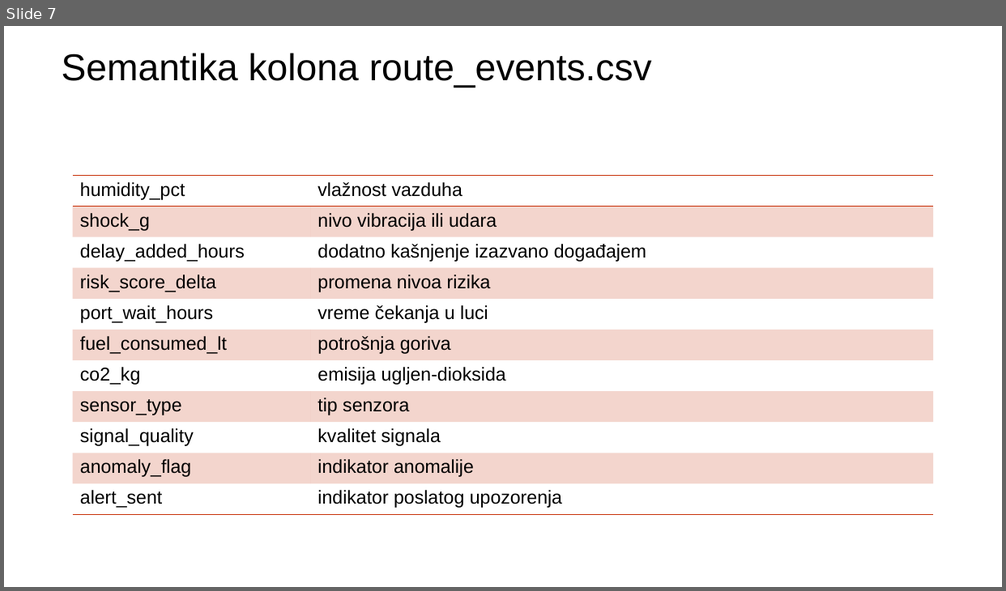
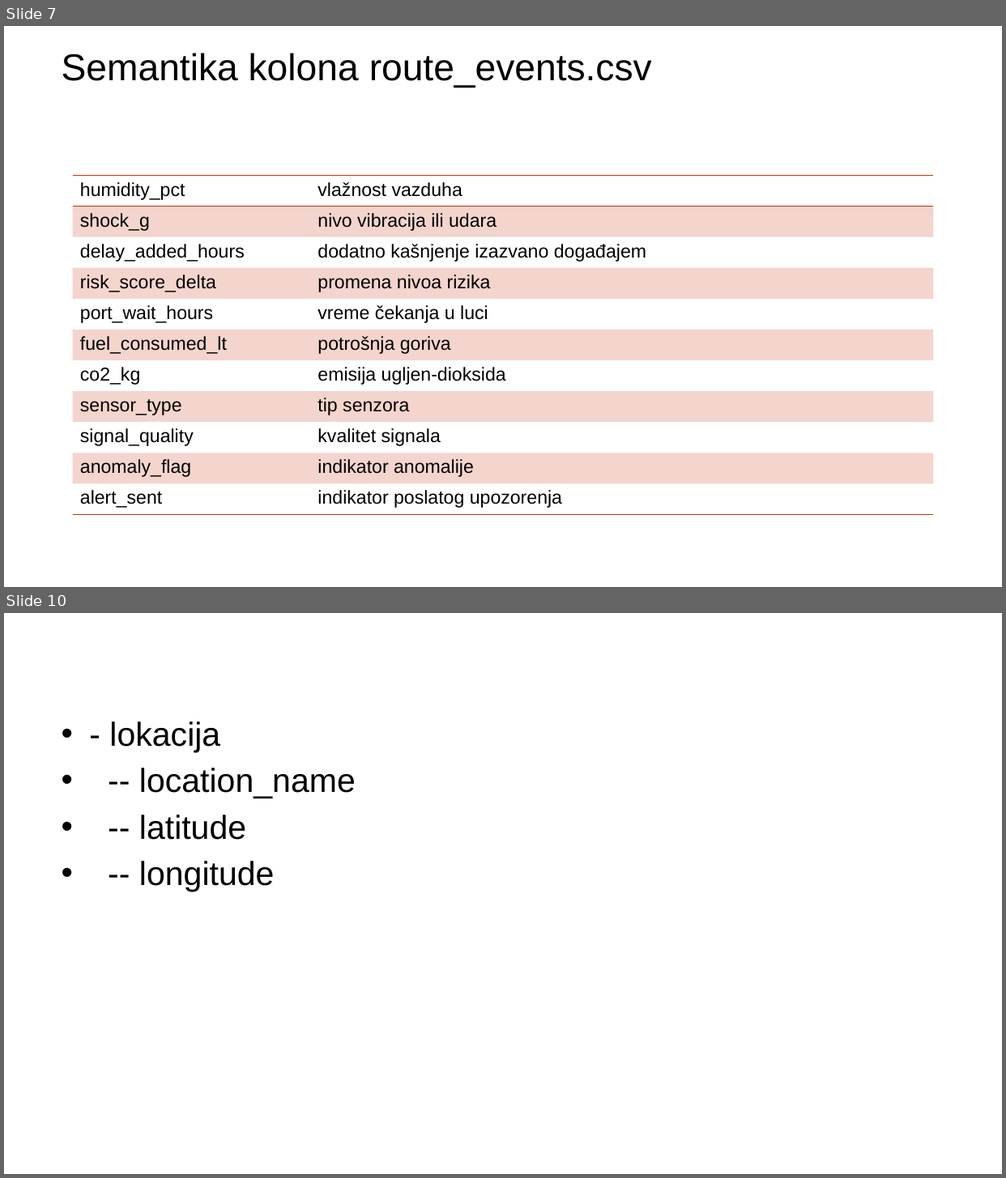
Before and after one commit to annaopi/sbp-projekat, a slide deck: Analiza pametne logistike globalnog uvoza (1).pptx. Shown one above the other, each under a label of ours: slide 7 before the commit, slides 7 and 10 after it; the slides between them are not shown. The pictures are 1006x591 and 1006x1178 pixels, drawn with LibreOffice and Linux fonts; fonts in the diff are those of the drawing; background and template pictures are left out. Boxes give left, top, right and bottom in pixels: in the first picture for what was removed or moved away, otherwise in the second. Text is boxed around its words. In the diff, an @@ line names an element or a change of style, - is before the commit and + after.

```diff
--- a/Analiza pametne logistike globalnog uvoza (1).pptx
+++ b/Analiza pametne logistike globalnog uvoza (1).pptx
@@ slide 10 added at bbox=[4, 613, 1002, 1174], background picture (left out) @@
@@ text added at bbox=[109, 722, 356, 892], 32 pt, text #000000 @@
+• - lokacija
+• -- location_name
+• -- latitude
+• -- longitude
```
Also in this commit, not shown: 2 slides changed, 10 other slides added.
